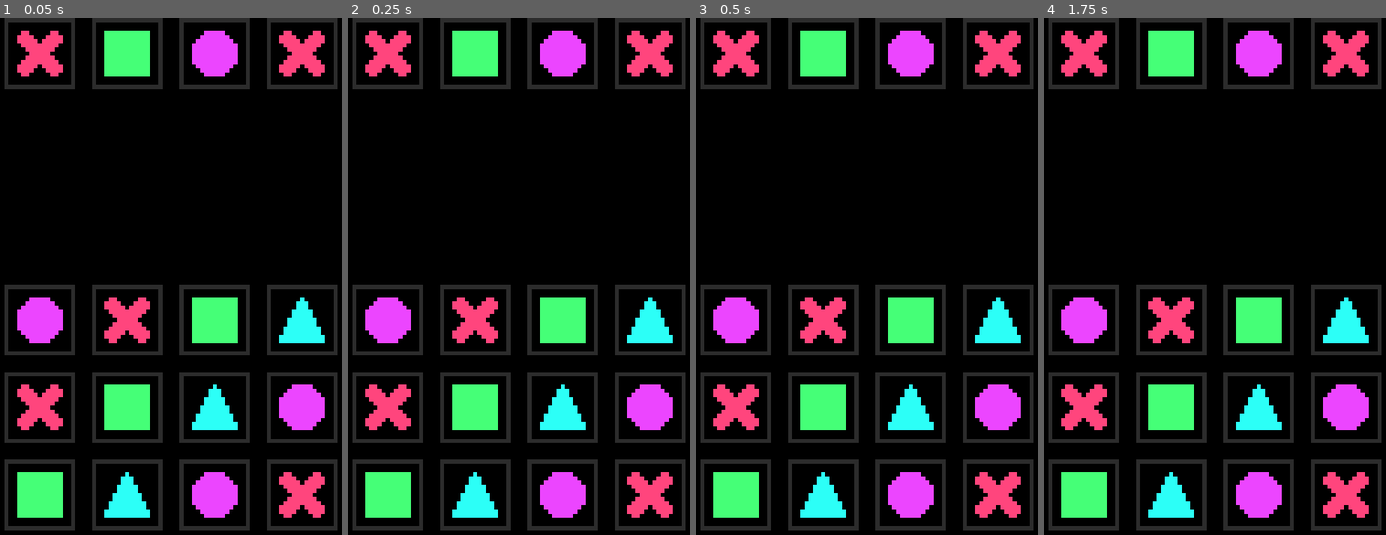
Above: before the commit, frames 1-4 (left to right).
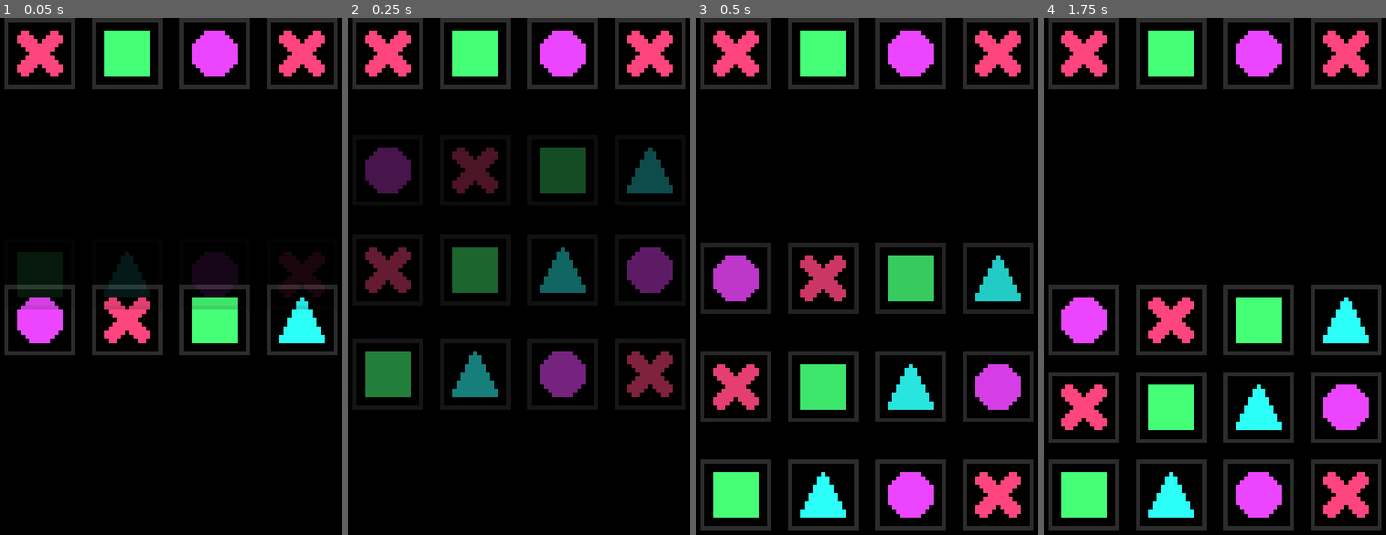
Above: after the commit, the same moments.

Repository: fedetibaldo/connection-redux
Game: Godot game, scene res://src/Game.tscn
Same seed, same stepped clock (60 frames per second), same inputs: the game is played once before the commit and once after it.
Inputs (mouse positions are in pixels of both pictures, inside the frame that each line leads up to):
- Up to frame 1 (0.05 s): no input
- Up to frame 2 (0.25 s): no input
- Up to frame 3 (0.5 s): no input
- Up to frame 4 (1.75 s): move the mouse to (1085, 54) at 0.52 s; click (1085, 54) at 0.67 s; tap Enter at 1.25 s; move the mouse to (1170, 54) at 1.27 s; click (1170, 54) at 1.42 s

The runs differ from the first frame. In frame 1, 16% of the frame differs, in the area x 1-99%, y 45-100%; in frame 2, 26%, in the area x 1-99%, y 25-100%; in frame 3, 17%; in frame 4, nothing differs.

Commit message:
Falling tiles

Diff:
--- a/godot/project.godot
+++ b/godot/project.godot
@@ -15,9 +15,9 @@
 "path": "res://src/board/Board.gd"
 }, {
 "base": "Control",
-"class": "Tile",
+"class": "BoardTile",
 "language": "GDScript",
-"path": "res://src/tiles/Tile.gd"
+"path": "res://src/board/BoardTile.gd"
 }, {
 "base": "Resource",
 "class": "TileData",
@@ -26,7 +26,7 @@
 } ]
 _global_script_class_icons={
 "Board": "",
-"Tile": "",
+"BoardTile": "",
 "TileData": ""
 }
 
--- a/godot/src/board/Board.gd
+++ b/godot/src/board/Board.gd
@@ -2,7 +2,7 @@
 
 class_name Board
 
-var tile_scene = preload("res://src/tiles/Tile.tscn")
+export(PackedScene) var tile_scene
 
 export(Array, Array, Resource) var tiles = [
 	[null, null, null, null],
@@ -26,12 +26,15 @@
 	for tile_row in tiles:
 		var col = 0
 		for tile in tile_row:
-			var scene = tile_scene.instance()
-			columns[col].add_child(scene)
-			scene.initialize(tile, Vector2(col, row))
-			scene.connect("tile_selected", self, "_on_tile_selected")
+			_add_tile(tile, Vector2(col, row))
 			col += 1
 		row += 1
+
+func _add_tile(tile: TileData, coord: Vector2):
+	var scene = tile_scene.instance()
+	columns[coord.x].add_child(scene)
+	scene.initialize(tile, coord)
+	scene.connect("tile_selected", self, "_on_tile_selected")
 
 func _is_legal_move(new_coord: Vector2) -> bool:
 	if tiles_selected.size():
@@ -42,13 +45,13 @@
 			return false
 	return true
 
-func _get_tile_position(tile: Tile):
-	var offset = Vector2(tile.rect_size.x * tile.coord.x, tile.rect_size.y * tile.coord.y)
+func _get_tile_position(tile: BoardTile):
+	var offset = tile.rect_size * tile.coord
 	offset.x += container.get_constant('separation') * tile.coord.x
 	offset.y += columns[tile.coord.x].get_constant('separation') * tile.coord.y
 	return offset
 
-func _on_tile_selected(tile: Tile):
+func _on_tile_selected(tile: BoardTile):
 	if _is_legal_move(tile.coord):
 		# tiles and coords logic
 		tile.highlight()
@@ -63,7 +66,7 @@
 		event = event as InputEventMouseButton
 		if event.button_index == BUTTON_LEFT and not event.pressed:
 			for tile in tiles_selected:
-				tile = tile as Tile
+				tile = tile as BoardTile
 				tile.undo_highlight()
 			tiles_selected = []
 			connection.points = PoolVector2Array()
--- a/godot/src/board/Board.tscn
+++ b/godot/src/board/Board.tscn
@@ -1,17 +1,19 @@
-[gd_scene load_steps=2 format=2]
+[gd_scene load_steps=4 format=2]
 
+[ext_resource path="res://src/board/BoardTile.tscn" type="PackedScene" id=1]
 [ext_resource path="res://src/board/Board.gd" type="Script" id=2]
+[ext_resource path="res://src/board/Column.gd" type="Script" id=3]
 
 [node name="Board" type="Position2D"]
 script = ExtResource( 2 )
+tile_scene = ExtResource( 1 )
 
 [node name="Connection" type="Line2D" parent="."]
 width = 5.0
 default_color = Color( 1, 1, 0, 1 )
 
 [node name="Container" type="HBoxContainer" parent="."]
-margin_right = 10.0
-margin_bottom = 10.0
+margin_right = 12.0
 mouse_filter = 2
 custom_constants/separation = 4
 __meta__ = {
@@ -19,35 +21,45 @@
 }
 
 [node name="Column 1" type="VBoxContainer" parent="Container"]
-margin_bottom = 10.0
 mouse_filter = 2
 size_flags_horizontal = 3
 size_flags_vertical = 3
 custom_constants/separation = 4
+script = ExtResource( 3 )
+tile_scene = ExtResource( 1 )
+tween = NodePath("../../Tween")
 
 [node name="Column 2" type="VBoxContainer" parent="Container"]
 margin_left = 4.0
 margin_right = 4.0
-margin_bottom = 10.0
 mouse_filter = 2
 size_flags_horizontal = 3
 size_flags_vertical = 3
 custom_constants/separation = 4
+script = ExtResource( 3 )
+tile_scene = ExtResource( 1 )
+tween = NodePath("../../Tween")
 
 [node name="Column 3" type="VBoxContainer" parent="Container"]
 margin_left = 8.0
 margin_right = 8.0
-margin_bottom = 10.0
 mouse_filter = 2
 size_flags_horizontal = 3
 size_flags_vertical = 3
 custom_constants/separation = 4
+script = ExtResource( 3 )
+tile_scene = ExtResource( 1 )
+tween = NodePath("../../Tween")
 
 [node name="Column 4" type="VBoxContainer" parent="Container"]
 margin_left = 12.0
 margin_right = 12.0
-margin_bottom = 10.0
 mouse_filter = 2
 size_flags_horizontal = 3
 size_flags_vertical = 3
 custom_constants/separation = 4
+script = ExtResource( 3 )
+tile_scene = ExtResource( 1 )
+tween = NodePath("../../Tween")
+
+[node name="Tween" type="Tween" parent="."]
--- a/godot/src/tiles/Tile.gd
+++ b/godot/src/board/BoardTile.gd
@@ -1,6 +1,6 @@
 extends Control
 
-class_name Tile
+class_name BoardTile
 
 onready var sprite = $"Tile Sprite"
 onready var collision_area = $CollisionArea
@@ -10,9 +10,6 @@
 
 var tile: TileData
 var coord: Vector2
-var size := 17
-var margin := 4
-var margin_box := size + margin
 
 func _ready():
 	collision_area.connect("mouse_entered", self, "_on_collision_area_mouse_enter")
@@ -22,7 +19,6 @@
 func initialize(_tile: TileData, _coord: Vector2):
 	coord = _coord
 	tile = _tile
-	#position = _coord * margin_box
 	sprite.texture = tile.sprite
 
 func highlight():
--- a/godot/src/tiles/Tile.tscn
+++ b/godot/src/board/BoardTile.tscn
@@ -1,13 +1,13 @@
 [gd_scene load_steps=8 format=2]
 
-[ext_resource path="res://src/tiles/Tile.gd" type="Script" id=1]
-[ext_resource path="res://assets/tiles/frame.png" type="Texture" id=2]
-[ext_resource path="res://assets/tiles/background.png" type="Texture" id=3]
-[ext_resource path="res://src/tiles/TileHighlight.tres" type="Shader" id=4]
-[ext_resource path="res://assets/tiles/ex.png" type="Texture" id=5]
+[ext_resource path="res://src/board/BoardTile.gd" type="Script" id=1]
+[ext_resource path="res://src/tiles/TileHighlight.tres" type="Shader" id=2]
+[ext_resource path="res://assets/tiles/frame.png" type="Texture" id=3]
+[ext_resource path="res://assets/tiles/ex.png" type="Texture" id=4]
+[ext_resource path="res://assets/tiles/background.png" type="Texture" id=5]
 
 [sub_resource type="ShaderMaterial" id=1]
-shader = ExtResource( 4 )
+shader = ExtResource( 2 )
 shader_param/highlight_amount = null
 
 [sub_resource type="RectangleShape2D" id=2]
@@ -15,8 +15,8 @@
 
 [node name="Tile" type="Control"]
 material = SubResource( 1 )
-margin_right = 17.0
-margin_bottom = 17.0
+margin_right = 0.103998
+margin_bottom = -0.280001
 rect_min_size = Vector2( 17, 17 )
 mouse_filter = 2
 script = ExtResource( 1 )
--- /dev/null
+++ b/godot/src/board/Column.gd
@@ -0,0 +1,42 @@
+extends VBoxContainer
+
+export(PackedScene) var tile_scene
+export(NodePath) var tween
+
+var falling_tiles := 3
+
+func _ready():
+	tween = get_node(tween)
+
+func add_tile(tile: TileData):
+	# Instance tile node
+	var tile_node = tile_scene.instance()
+	add_child(tile_node)
+	tile_node.initialize(tile)
+	falling_tiles += 1
+
+func _drop_tiles_from_above():
+	var tiles = get_children()
+	for i in range(falling_tiles):
+		var tile = tiles[i] as Control
+		var end_position = tile.rect_position
+		# Assume all the child controls have the same size
+		var start_position = Vector2(0, tile.rect_size.y * -(falling_tiles - i))
+		# Move down
+		(tween as Tween).interpolate_property(
+			tile, 'rect_position',
+			start_position, end_position, 0.2 + 0.1 * falling_tiles,
+			Tween.TRANS_LINEAR, Tween.EASE_OUT, (3 - (i + 1)) * 0.05
+		)
+		# Fade in
+		(tween as Tween).interpolate_property(
+			tile, 'modulate',
+			Color.transparent, Color.white, 0.2 + 0.1 * falling_tiles,
+			Tween.TRANS_LINEAR, Tween.EASE_OUT, (3 - (i + 1)) * 0.05
+		)
+	falling_tiles = 0
+	tween.start()
+
+func _notification(what):
+	if what == NOTIFICATION_SORT_CHILDREN:
+		_drop_tiles_from_above()
--- a/godot/src/display/Display.gd
+++ b/godot/src/display/Display.gd
@@ -1,6 +1,6 @@
 extends Position2D
 
-var tile_scene = preload("res://src/tiles/Tile.tscn")
+export(PackedScene) var tile_scene
 
 var current_combination = []
 
--- a/godot/src/display/Display.tscn
+++ b/godot/src/display/Display.tscn
@@ -1,9 +1,11 @@
-[gd_scene load_steps=2 format=2]
+[gd_scene load_steps=3 format=2]
 
 [ext_resource path="res://src/display/Display.gd" type="Script" id=1]
+[ext_resource path="res://src/board/BoardTile.tscn" type="PackedScene" id=2]
 
 [node name="Display" type="Position2D"]
 script = ExtResource( 1 )
+tile_scene = ExtResource( 2 )
 
 [node name="Container" type="HBoxContainer" parent="."]
 margin_right = 96.0
Not shown: 2 places in godot/src/board/BoardTile.tscn that only renumber resources
